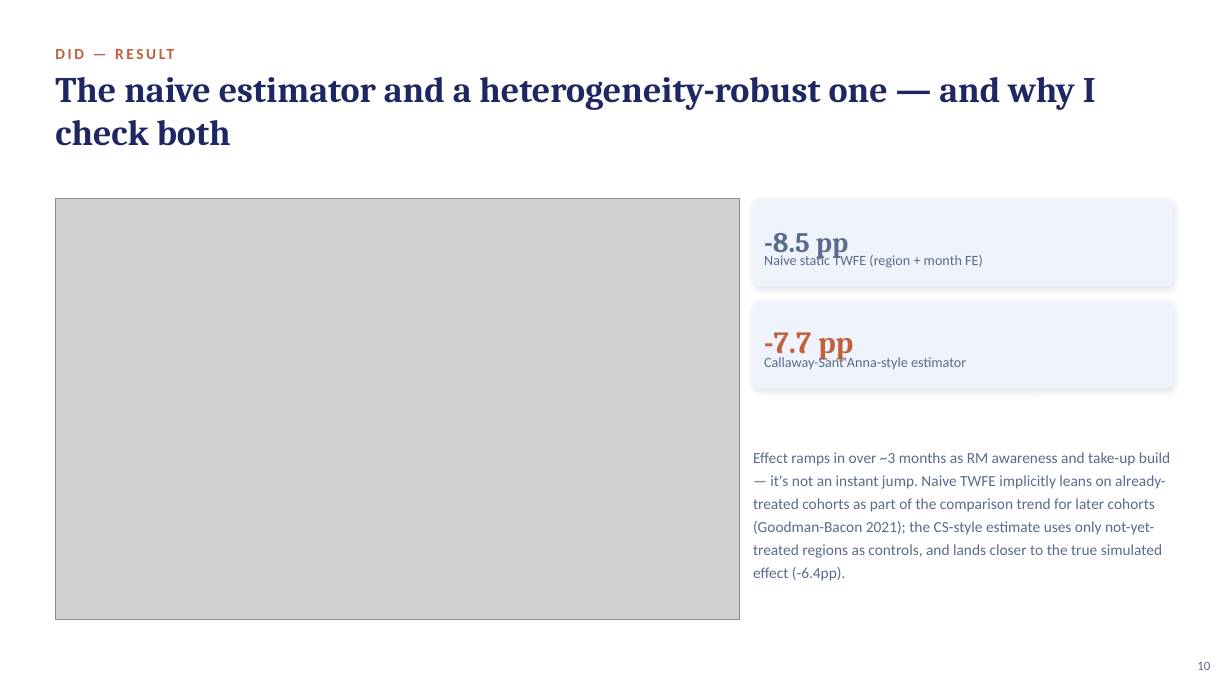
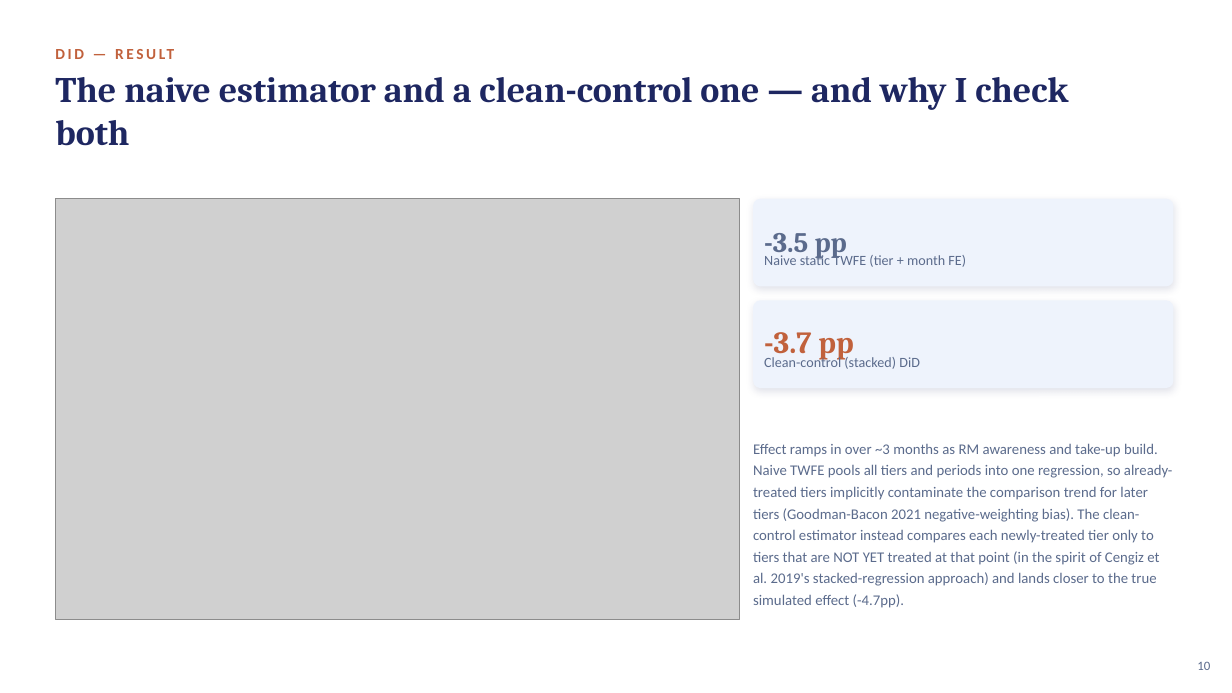
Before and after one commit to crystal1361/DDA-Retention, a slide deck: slide 10 of deck/vanguard_dda_deck.pptx. Drawn at 1232x693 pixels with LibreOffice and Linux fonts; fonts in the diff are those of the drawing; grey boxes stand for pictures. Boxes give left, top, right and bottom in pixels: in the first picture for what was removed or moved away, otherwise in the second. Text is boxed around its words. In the diff, an @@ line names an element or a change of style, - is before the commit and + after.

```diff
--- a/deck/vanguard_dda_deck.pptx
+++ b/deck/vanguard_dda_deck.pptx
@@ text at (x1=55, y1=77, x2=1068, y2=146): text changed @@
-The naive estimator and a heterogeneity-robust one — and why I check both
+The naive estimator and a clean-control one — and why I check both
@@ text at (x1=764, y1=233, x2=847, y2=259): text changed @@
--8.5 pp
+-3.5 pp
@@ text at (x1=764, y1=253, x2=966, y2=267): text changed @@
-Naive static TWFE (region + month FE)
+Naive static TWFE (tier + month FE)
@@ text at (x1=764, y1=332, x2=853, y2=360): text changed @@
--7.7 pp
+-3.7 pp
@@ text at (x1=764, y1=355, x2=920, y2=369): text changed @@
-Callaway-Sant'Anna-style estimator
+Clean-control (stacked) DiD
@@ text at (x1=753, y1=443, x2=1173, y2=608): text changed; size 12 to 11.5 pt @@
-Effect ramps in over ~3 months as RM awareness and take-up build — it's not an instant jump. Naive TWFE implicitly leans on already-treated cohorts as part of the comparison trend for later cohorts (Goodman-Bacon 2021); the CS-style estimate uses only not-yet-treated regions as controls, and lands closer to the true simulated effect (-6.4pp).
+Effect ramps in over ~3 months as RM awareness and take-up build. Naive TWFE pools all tiers and periods into one regression, so already-treated tiers implicitly contaminate the comparison trend for later tiers (Goodman-Bacon 2021 negative-weighting bias). The clean-control estimator instead compares each newly-treated tier only to tiers that are NOT YET treated at that point (in the spirit of Cengiz et al. 2019's stacked-regression approach) and lands closer to the true simulated effect (-4.7pp).
```
Also in this commit, not shown: 10 other slides changed, 3 slides added, 2 other files.
